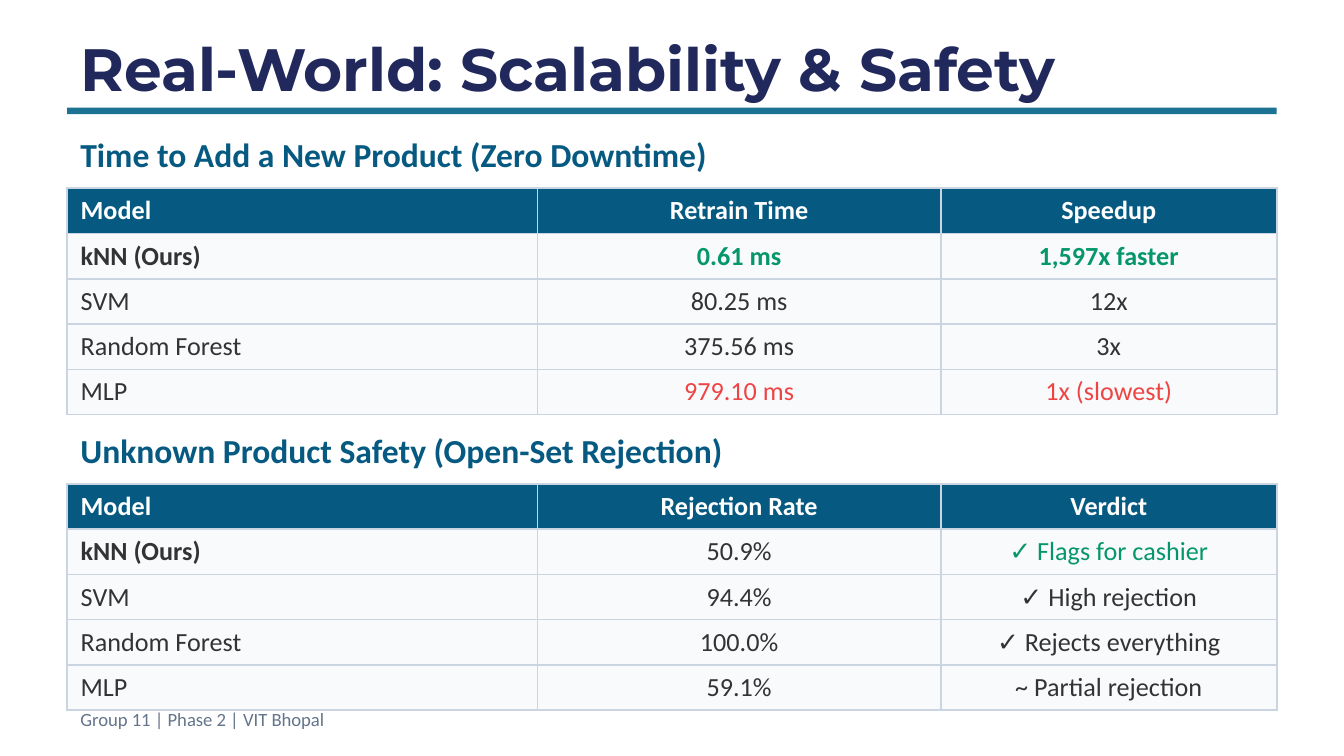
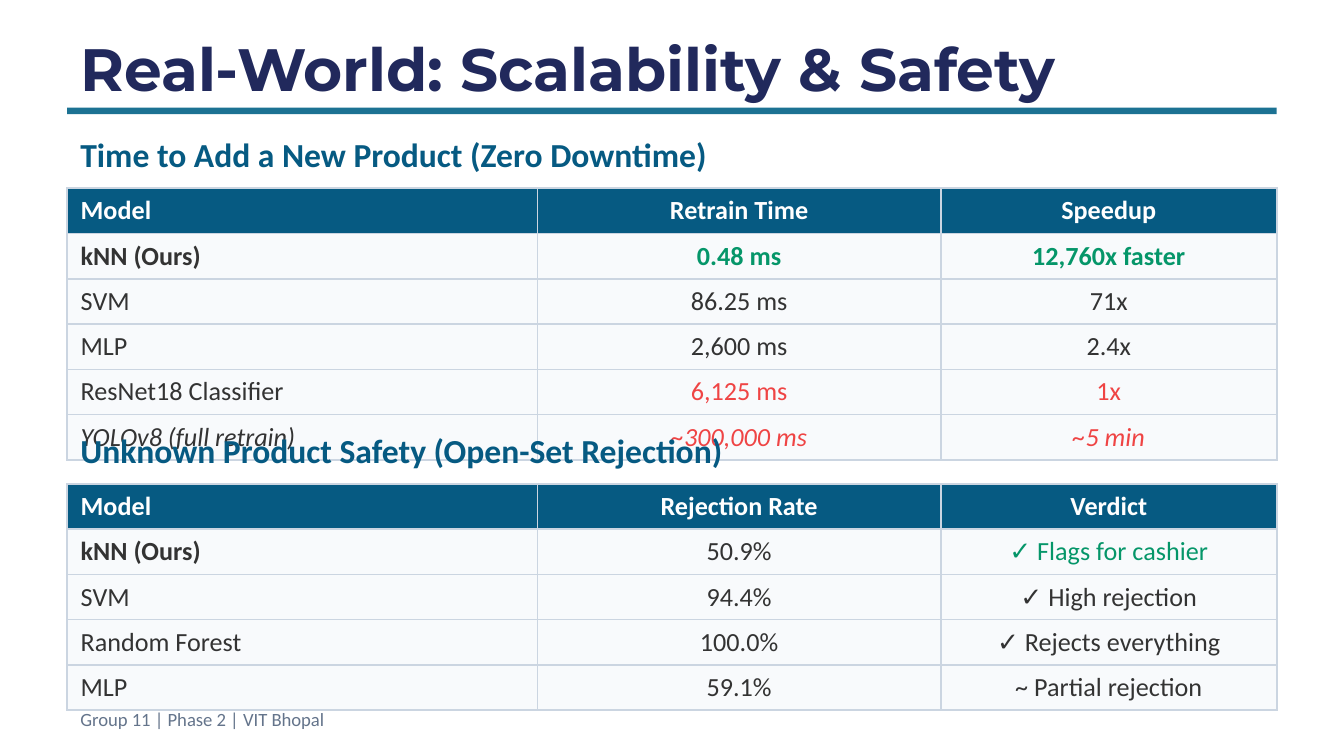
Before and after one commit to AdityaRaj717/Automated-Retail-Checkout, a slide deck: slide 16 of arc-project/Retail_Checkout_Phase2_Presentation.pptx. Drawn at 1344x756 pixels with LibreOffice and Linux fonts; fonts in the diff are those of the drawing. Boxes give left, top, right and bottom in pixels: in the first picture for what was removed or moved away, otherwise in the second. Text is boxed around its words. In the diff, an @@ line names an element or a change of style, - is before the commit and + after.

Commit message:
feat: add ResNet18 & YOLO comparisons to evaluation + PPT
Extended evaluation results:
- ResNet18 Classifier: 99.69% acc but 6.1s retrain time
- YOLOv8: ~95-98% (est.), ~5 min retrain
- Our kNN: 97.19% acc, 0.48ms retrain (12,760x faster than ResNet)

PPT now includes 6-model comparison in metrics slides

```diff
--- a/arc-project/Retail_Checkout_Phase2_Presentation.pptx
+++ b/arc-project/Retail_Checkout_Phase2_Presentation.pptx
@@ table at (x1=67, y1=188, x2=1277, y2=456) @@
-row 2: kNN (Ours) | 0.61 ms | 1,597x faster
-row 3: SVM | 80.25 ms | 12x
-row 4: Random Forest | 375.56 ms | 3x
-row 5: MLP | 979.10 ms | 1x (slowest)
+row 2: kNN (Ours) | 0.48 ms | 12,760x faster
+row 3: SVM | 86.25 ms | 71x
+row 4: MLP | 2,600 ms | 2.4x
+row 5: ResNet18 Classifier | 6,125 ms | 1x
+row 6: YOLOv8 (full retrain) | ~300,000 ms | ~5 min
```
Also in this commit, not shown: 1 other slide changed, 3 other files.
